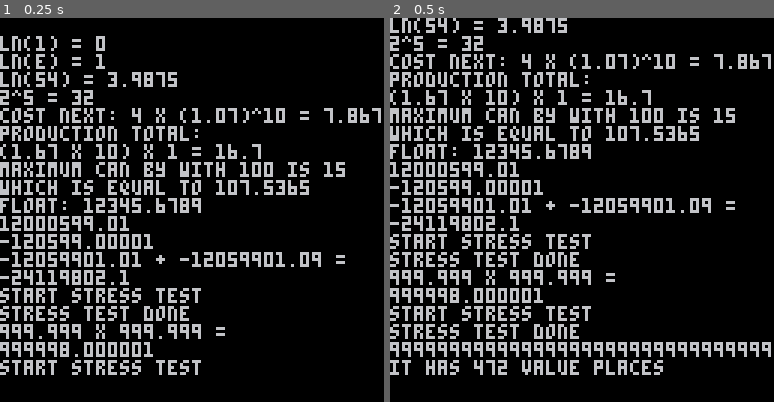
Above: before the commit, frames 1-2 (left to right).
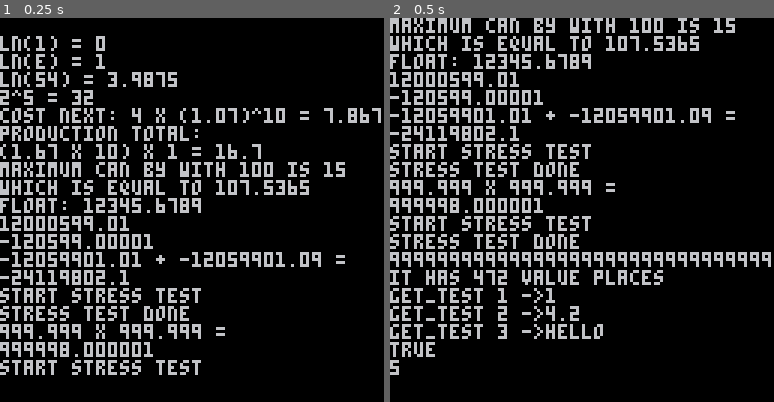
Above: after the commit, the same moments.

Repository: PxPerfectMike/idlejam
Game: PICO-8 cartridge idlejam.p8
Two runs of this game, one before a commit and one after it. Both use one fixed random seed, a clock stepped at 60 frames per second and the inputs below.
Inputs:
- Up to frame 1 (0.25 s): no input
- Up to frame 2 (0.5 s): no input

Frame 1 is identical in both runs. In frame 2, 20% of the frame differs, in the area x 0-100%, y 0-93%.

Commit message:
add state/hook system

Diff:
--- a/idlemath.lua
+++ /dev/null
@@ -1,65 +0,0 @@
-FIXED_POINT_PRECISION = 0.00001
-
-function create_fixed_point(n)
-    assert(n >= -32768 and n <= 32768, "Number out of range")
-    local int_part = flr(n)
-    local frac_part = n - int_part
-    -- apply banker's rounding
-    frac_part = frac_part + 0.5 * FIXED_POINT_PRECISION * (2 * (flr(frac_part / FIXED_POINT_PRECISION) % 2) - 1)
-    frac_part = frac_part - frac_part % FIXED_POINT_PRECISION
-    -- check for overflow due to rounding
-    if frac_part >= 1 then
-        frac_part = frac_part - 1
-        int_part = int_part + 1
-    end
-    return {int=int_part, frac=frac_part}
-end
-
-function add_fixed_point(n1, n2)
-    local int_part = n1.int + n2.int
-    local frac_part = n1.frac + n2.frac
-    if frac_part >= 1 then
-        frac_part = frac_part - 1
-        int_part = int_part + 1
-    end
-    return create_fixed_point(int_part + frac_part)
-end
-
-function subtract_fixed_point(n1, n2)
-    local int_part = n1.int - n2.int
-    local frac_part = n1.frac - n2.frac
-    if frac_part < 0 then
-        frac_part = frac_part + 1
-        int_part = int_part - 1
-    end
-    return create_fixed_point(int_part + frac_part)
-end
-
-function multiply_fixed_point(n1, n2)
-    local result = (n1.int + n1.frac) * (n2.int + n2.frac)
-    return create_fixed_point(result)
-end
-
-function divide_fixed_point(n1, n2)
-    assert(n2.int ~= 0 or n2.frac ~= 0, "Division by zero")
-    local result = (n1.int + n1.frac) / (n2.int + n2.frac)
-    return create_fixed_point(result)
-end
-
-function equals_fixed_point(n1, n2)
-    return n1.int == n2.int and n1.frac == n2.frac
-end
-
-function compare_fixed_point(n1, n2)
-    if n1.int > n2.int or (n1.int == n2.int and n1.frac > n2.frac) then
-        return 1
-    elseif equals_fixed_point(n1, n2) then
-        return 0
-    else
-        return -1
-    end
-end
-
-function print_fixed_point(n)
-    print(n.int .. "." .. flr(n.frac / FIXED_POINT_PRECISION))
-end
--- a/longNum.lua
+++ b/longNum.lua
@@ -103,9 +103,7 @@
     local str = string or '0'
 
     -- make sure an empty string error dosen't occur
-    if str == '' then
-        str = '0'
-    end
+    if (str == '') str = '0'
 
     -- all the values place values
     local v = {}
@@ -120,7 +118,7 @@
     local zero_count = 0
     local decimal_buff = 0
 
-    if sub(str, 1, 1) == "-" then p = false end
+    if (sub(str, 1, 1) == "-") p = false
     -- read all the numbers
     for i = p and 1 or 2, #str do
         local char = sub(str, i, i)
@@ -199,7 +197,7 @@
     end
 
     -- if the decimal place is at the end then there isn't a decimal place
-    if #v + 1 == d then d = 0 end
+    if (#v + 1 == d) d = 0
 
     return {
         values = v,
--- a/main.lua
+++ b/main.lua
@@ -1,10 +1,41 @@
-mathtest = true;
+mathtest = true
+
+-- pico state hooks
+State = {
+    _state = {},
+    set_state_self_inner = function (self, name, value)
+        self._state[name] = value
+    end
+}
+
+function set_state(name, value)
+    State:set_state_self_inner(name, value)
+end
+
+function get_state(name)
+    return State._state[name]
+end
+
+set_state("test_int", 1)
+test = get_state("test_int")
+
+set_state("test_float", 4.2)
+test2 = get_state("test_float")
+
+set_state("test_string", "hello")
+test3 = get_state("test_string")
+
+set_state("test_bool", true)
+test4 = get_state("test_bool")
+
+set_state("test_int", 5)
+test5 = get_state("test_int")
 
 function _init()
     if not mathtest then
-    cls()
-    sky_speed = 0.3  -- initial sky speed
-    palt(14, true) -- pink color as transparency is true
+        cls()
+        sky_speed = 0.3  -- initial sky speed
+        palt(14, true) -- pink color as transparency is true
     palt(0, false) -- black color as transparency is false
 
     -- initialize ground with enough sprites to fill the screen
@@ -77,8 +108,16 @@
 
     print(long_num_to_string(stress_test))
     print("it has " .. #stress_test.values .. " value places")
-end
-end
+
+
+    print("get_test 1 ->" .. test)
+    print("get_test 2 ->" .. test2)
+    print("get_test 3 ->" .. test3)
+    print(test4)
+    print(test5)
+end
+end
+
 
 function _update()
     if not mathtest then
